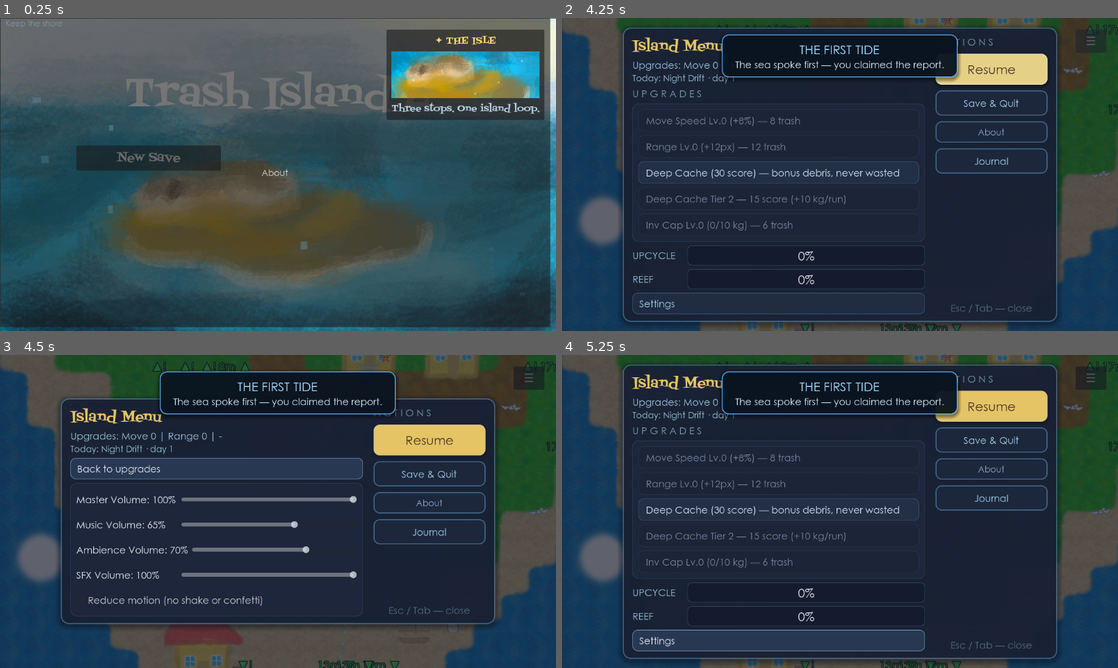
Above: before the commit, frames 1-4 (two rows, left to right).
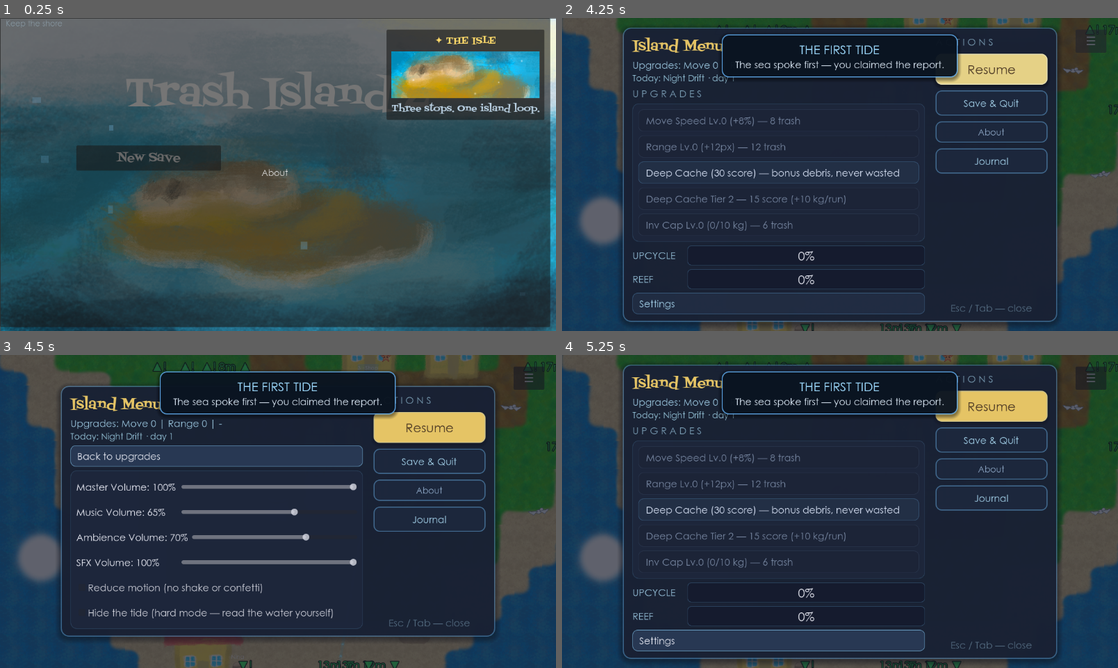
Above: after the commit, the same moments.

Repository: helloworld2540/isle2
Game: Godot game, scene res://scenes/main_menu.tscn
The game is run twice, just before and just after one commit, with the same random seed, the same clock (stepped at 60 frames per second) and the same inputs.
Inputs (mouse positions are in pixels of both pictures, inside the frame that each line leads up to):
- Up to frame 1 (0.25 s): no input
- Up to frame 2 (4.25 s): tap Enter (ui_accept) at 0.5, 0.77, 1.07 s; move the mouse to (962, 158) at 0.52 s; tap Tab at 0.6 s; click (962, 158) at 0.67 s; click "☰" at 1.25 s; click "Let's clean up" at 2 s; click "On my way" at 2.75 s; click "☰" at 3.5 s
- Up to frame 3 (4.5 s): click "Settings" at 4.25 s
- Up to frame 4 (5.25 s): click "Back to upgrades" at 5 s

Frames 1-2 are identical in both runs. In frame 3, 19% of the frame differs, in the area x 10-90%, y 9-92%; in frame 4, nothing differs.

Commit message:
feat: [`docs`] Hide the tide — a hard mode for people who trust their own eyes
Every tide s

Diff:
--- a/scenes/ui/settings_panel.tscn
+++ b/scenes/ui/settings_panel.tscn
@@ -71,8 +71,14 @@
 size_flags_horizontal = 3
 value = 100.0
 
-[node name="ReduceMotion" type="CheckBox" parent="."]
+[node name="ReduceMotion" type="CheckBox" parent="." unique_id=710000001]
 custom_minimum_size = Vector2(0, 44)
 theme_override_font_sizes/font_size = 20
 layout_mode = 2
 text = "Reduce motion (no shake or confetti)"
+
+[node name="HideTide" type="CheckBox" parent="." unique_id=710000002]
+custom_minimum_size = Vector2(0, 44)
+theme_override_font_sizes/font_size = 20
+layout_mode = 2
+text = "Hide the tide (hard mode — read the water yourself)"
--- a/scripts/game_settings.gd
+++ b/scripts/game_settings.gd
@@ -4,13 +4,20 @@
 ## Volume settings live in AudioManager; this covers presentation options.
 
 const KEY_REDUCE_MOTION := "reduce_motion"
+const KEY_HIDE_TIDE := "hide_tide_hud"
 
 ## When true, shake effects, confetti bursts and pad pulses are skipped.
 var reduce_motion: bool = false
+## When true, the tide is not shown anywhere on the HUD. The game plays
+## exactly the same underneath — keepers who want the sea to stay a mystery
+## can read the water themselves.
+var hide_tide: bool = false
 
 
 func _ready() -> void:
-	reduce_motion = bool(SaveManager.load_game().get(KEY_REDUCE_MOTION, false))
+	var data := SaveManager.load_game()
+	reduce_motion = bool(data.get(KEY_REDUCE_MOTION, false))
+	hide_tide = bool(data.get(KEY_HIDE_TIDE, false))
 	# Desktop: pin the window to the designed resolution and never let it
 	# shrink below it. The game lays out for 1152x648; smaller windows clip
 	# single-line labels (the shop header used to shear at the right edge).
@@ -27,3 +34,9 @@
 
 	reduce_motion = enabled
 	SaveManager.update_game({KEY_REDUCE_MOTION: enabled})
+
+func set_hide_tide(enabled: bool) -> void:
+	if hide_tide == enabled:
+		return
+		hide_tide = enabled
+	SaveManager.update_game({KEY_HIDE_TIDE: enabled})
--- a/scripts/main_menu.gd
+++ b/scripts/main_menu.gd
@@ -65,7 +65,10 @@
 		more_stats_button.visible = SaveManager.has_save()
 	if save_summary:
 		save_summary.text = _summary_text()
-	if tide_line:
+	if tide_line and GameSettings.hide_tide:
+		tide_line.text = "≈ The sea keeps its own counsel"
+		tide_line.tooltip_text = "Hide the tide is on. The sea is doing what it always does."
+	elif tide_line:
 		tide_line.text = "≈ %s · day %d" % [TideReport.hud_line(), GameState.island_day()]
 		tide_line.tooltip_text = "Today's tide. The stats page almanac lists all four — the rotation is four days, and every one comes round."
 
--- a/scripts/reef_rescue.gd
+++ b/scripts/reef_rescue.gd
@@ -59,7 +59,7 @@
 	if collect_shape and collect_shape.shape is CircleShape2D:
 		(collect_shape.shape as CircleShape2D).radius = 66.27 + GameState.get_collection_radius_bonus()
 	if tide_label:
-		tide_label.text = "≈ %s" % TideReport.summary()
+		tide_label.text = "≈ The sea keeps its own counsel" if GameSettings.hide_tide else "≈ %s" % TideReport.summary()
 	AudioManager.play_bgm("reef")
 	_update_ui()
 	_update_low_health()
--- a/scripts/shop_menu.gd
+++ b/scripts/shop_menu.gd
@@ -218,7 +218,7 @@
 			buy_tidekeeper_button.disabled = not GameState.can_afford(GameState.TIDEKEEPER_COST)
 
 	if tide_note:
-		tide_note.text = "Today: %s" % TideReport.summary()
+		tide_note.text = "Today: the sea keeps its own counsel" if GameSettings.hide_tide else "Today: %s" % TideReport.summary()
 
 	if buy_tide_tip_button:
 		if GameState.harbor_tip_purchased():
--- a/scripts/ui/achievement_banner.gd
+++ b/scripts/ui/achievement_banner.gd
@@ -162,6 +162,8 @@
 ## rewards so a tide card never buries a payout; the HUD keeps a reminder for
 ## the rest of the session.
 func _play_tide_report() -> void:
+	if GameSettings.hide_tide:
+		return
 	var report := GameState.try_claim_tide_report()
 	if report.is_empty():
 		return
--- a/scripts/ui/settings_panel.gd
+++ b/scripts/ui/settings_panel.gd
@@ -12,6 +12,7 @@
 @onready var sfx_label: Label = $SfxRow/SfxLabel
 @onready var sfx_slider: HSlider = $SfxRow/SfxSlider
 @onready var reduce_motion_checkbox: CheckBox = $ReduceMotion
+@onready var hide_tide_checkbox: CheckBox = $HideTide
 
 
 func _ready() -> void:
@@ -22,6 +23,7 @@
 	ambience_slider.value_changed.connect(_on_ambience_changed)
 	sfx_slider.value_changed.connect(_on_sfx_changed)
 	reduce_motion_checkbox.toggled.connect(_on_reduce_motion_toggled)
+	hide_tide_checkbox.toggled.connect(_on_hide_tide_toggled)
 
 
 func sync_from_settings() -> void:
@@ -30,6 +32,7 @@
 	ambience_slider.value = AudioManager.get_ambience_volume() * 100.0
 	sfx_slider.value = AudioManager.get_sfx_volume() * 100.0
 	reduce_motion_checkbox.button_pressed = GameSettings.reduce_motion
+	hide_tide_checkbox.button_pressed = GameSettings.hide_tide
 	_refresh_labels()
 
 
@@ -62,3 +65,6 @@
 
 func _on_reduce_motion_toggled(pressed: bool) -> void:
 	GameSettings.set_reduce_motion(pressed)
+
+func _on_hide_tide_toggled(pressed: bool) -> void:
+	GameSettings.set_hide_tide(pressed)
--- a/scripts/upcycle.gd
+++ b/scripts/upcycle.gd
@@ -86,7 +86,7 @@
 
 func _ready() -> void:
 	if tide_label:
-		tide_label.text = "≈ %s" % TideReport.summary()
+		tide_label.text = "≈ The sea keeps its own counsel" if GameSettings.hide_tide else "≈ %s" % TideReport.summary()
 	TutorialDirector.scene_started("upcycle")
 	if go_return_btn:
 		go_return_btn.pressed.connect(_game_over_leave)
--- a/scripts/wm_menu.gd
+++ b/scripts/wm_menu.gd
@@ -291,7 +291,10 @@
 
 func _refresh_upgrade_ui() -> void:
 	if upgrade_status: upgrade_status.text = _upgrade_status_text()
-	if tide_status:
+	if tide_status and GameSettings.hide_tide:
+		tide_status.text = "Today: the sea keeps its own counsel"
+		tide_status.tooltip_text = "Hide the tide is on. The sea is doing what it always does — the HUD just won't say so."
+	elif tide_status:
 		tide_status.text = "Today: %s · day %d%s" % [TideReport.hud_line(), GameState.island_day(), ("  ·  streak %d" % GameState.tide_streak) if GameState.tide_streak > 1 else ""]
 		tide_status.tooltip_text = "Tide report — %s
 %s" % [TideReport.summary(), TideReport.blurb()]
--- a/scripts/wm_progress.gd
+++ b/scripts/wm_progress.gd
@@ -180,6 +180,12 @@
 	# A fresh island is, by definition, on its first day — the claim lands
 	# after this HUD is built, so never show a nonsense "day 0".
 	var days: int = GameState.island_day()
+	# Hidden tide: the sea keeps its own counsel. Same rules, same rumors —
+	# just no cheating.
+	if GameSettings.hide_tide:
+		tide_label.text = "≈ The sea keeps its own counsel"
+		tide_label.tooltip_text = "Hide tide is on. The sea is doing what it always does; the HUD just won't say so."
+		return
 	# After the island shows its keeper the fifth tide, the HUD simply keeps it.
 	if GameState.fifth_tide_granted:
 		tide_label.text = "✦ The Fifth Tide"
Not shown, changed: TODO.md
Not shown, changed: guide.md
